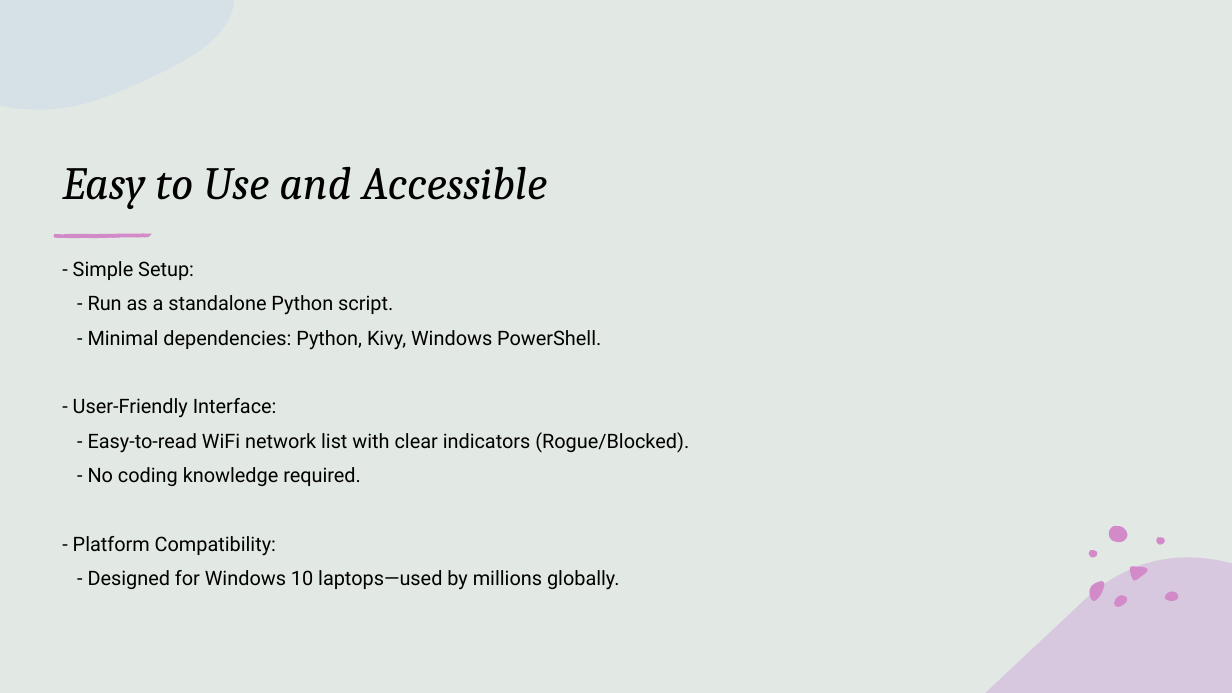
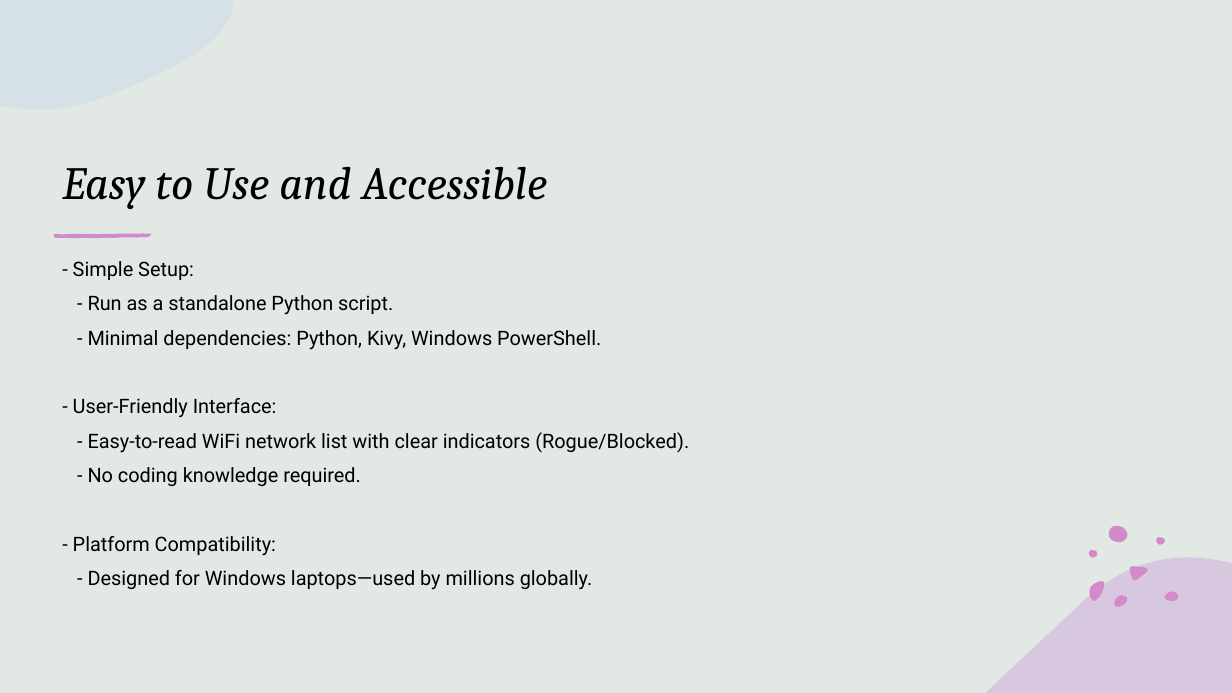
Before and after one commit to NguiWeily/WIFI-IPS, a slide deck: slide 6 of WiFi Intrusion Detection and Automatic Blocking System.pptx. Drawn at 1232x693 pixels with LibreOffice and Linux fonts; fonts in the diff are those of the drawing. Boxes give left, top, right and bottom in pixels: in the first picture for what was removed or moved away, otherwise in the second. Text is boxed around its words. In the diff, an @@ line names an element or a change of style, - is before the commit and + after.

```diff
--- a/WiFi Intrusion Detection and Automatic Blocking System.pptx
+++ b/WiFi Intrusion Detection and Automatic Blocking System.pptx
@@ text at [88,570,593,590]: text changed @@
-- Designed for Windows 10 laptops—used by millions globally.
+- Designed for Windows laptops—used by millions globally.
```
Also in this commit, not shown: 2 other slides changed.
